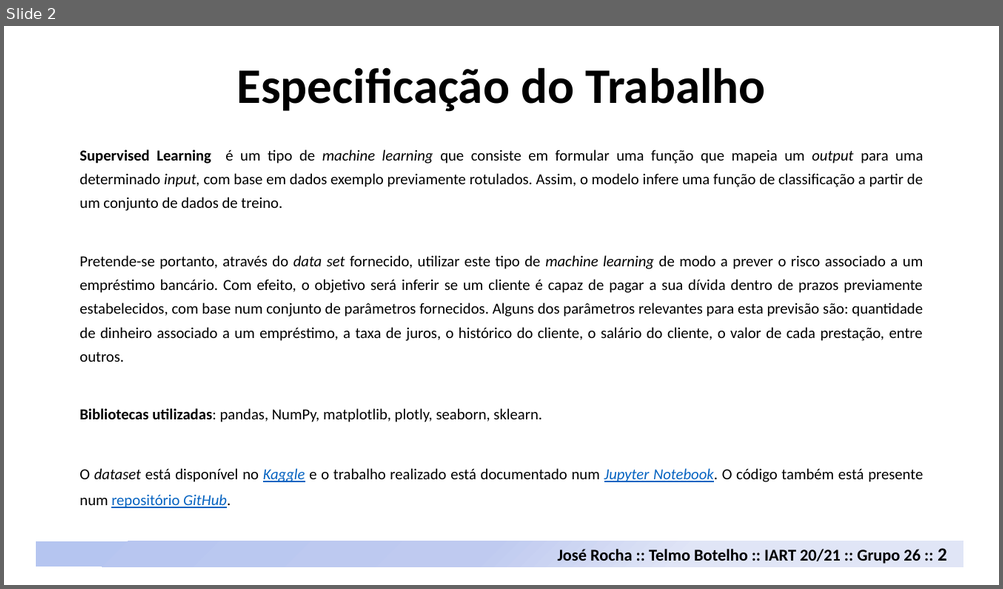
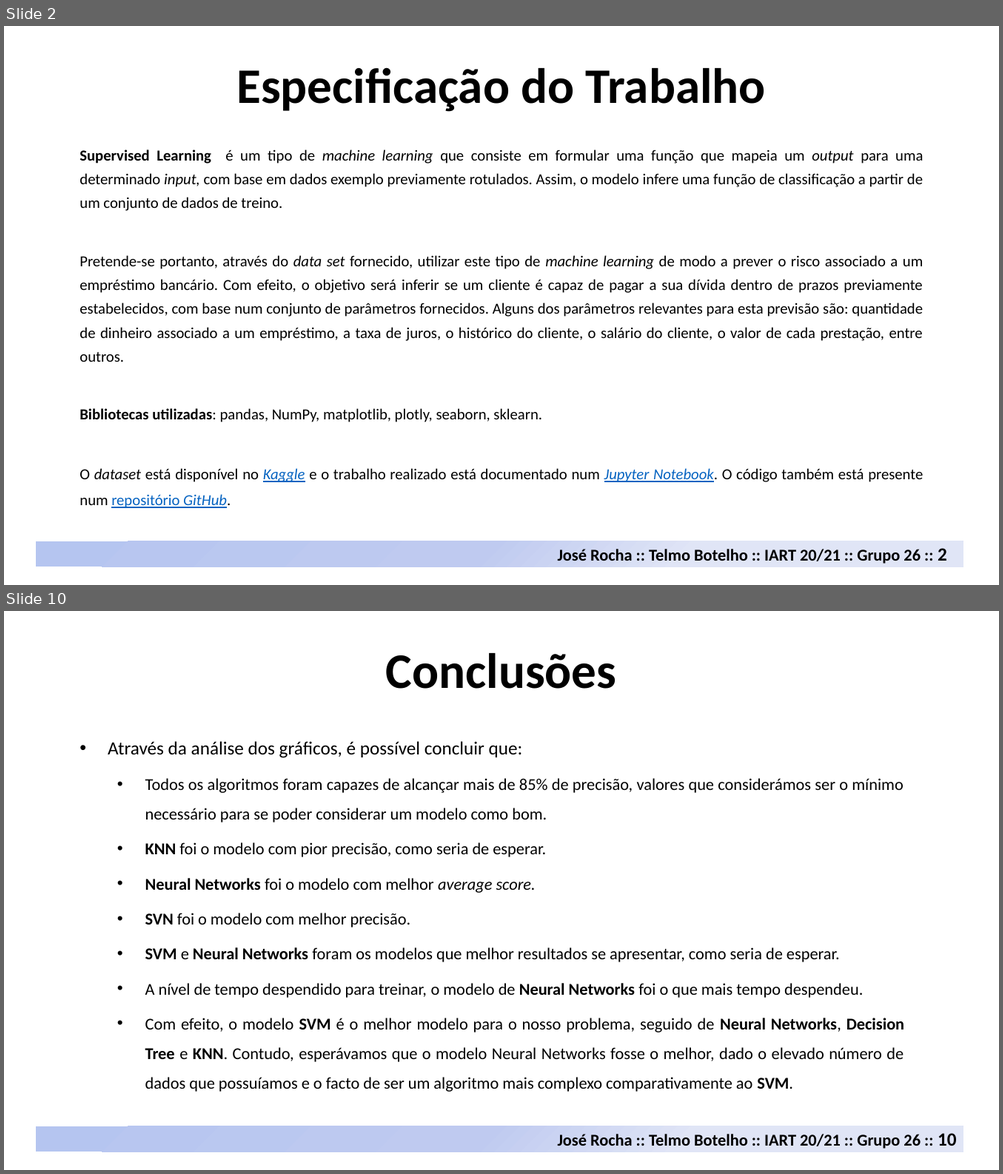
Before and after one commit to davidrocha9/FEUP-IART, a slide deck: Proj2/docs/Credit_Risk_Analysis.pptx. Shown one above the other, each under a label of ours: slide 2 before the commit, slides 2 and 10 after it; the slides between them are not shown. The pictures are 1003x589 and 1003x1174 pixels, drawn with LibreOffice and Linux fonts; fonts in the diff are those of the drawing. Boxes give left, top, right and bottom in pixels: in the first picture for what was removed or moved away, otherwise in the second. Text is boxed around its words. In the diff, an @@ line names an element or a change of style, - is before the commit and + after.

```diff
--- a/Proj2/docs/Credit_Risk_Analysis.pptx
+++ b/Proj2/docs/Credit_Risk_Analysis.pptx
@@ slide 10 added at <box>4,611,999,1170</box>, background #FFFFFF @@
@@ text added at <box>386,653,617,689</box>, 48 pt, text #000000, bold @@
+Conclusões
@@ text added at <box>108,741,904,1092</box>, 16 pt, text #000000 @@
+• Através da análise dos gráficos, é possível concluir que:
+  • Todos os algoritmos foram capazes de alcançar mais de 85% de precisão, valores que considerámos ser o mínimo necessário para se poder considerar um modelo como bom.
+  • KNN foi o modelo com pior precisão, como seria de esperar.
+  • Neural Networks foi o modelo com melhor average score.
+  • SVN foi o modelo com melhor precisão.
+  • SVM e Neural Networks foram os modelos que melhor resultados se apresentar, como seria de esperar.
+  • A nível de tempo despendido para treinar, o modelo de Neural Networks foi o que mais tempo despendeu.
+  • Com efeito, o modelo SVM é o melhor modelo para o nosso problema, seguido de Neural Networks, Decision Tree e KNN. Contudo, esperávamos que o modelo Neural Networks fosse o melhor, dado o elevado número de dados que possuíamos e o facto de ser um algoritmo mais complexo comparativamente ao SVM.
@@ rectangle added at <box>36,1127,964,1152</box>, fill gradient #B6C4F0 to #C0CBF0 to #E0E5F7 @@
@@ text added at <box>558,1133,956,1149</box>, 16 pt, text #000000, bold @@
+José Rocha :: Telmo Botelho :: IART 20/21 :: Grupo 26 :: 10
```
Also in this commit, not shown: 4 slides changed, 4 other slides added, 7 other files.
